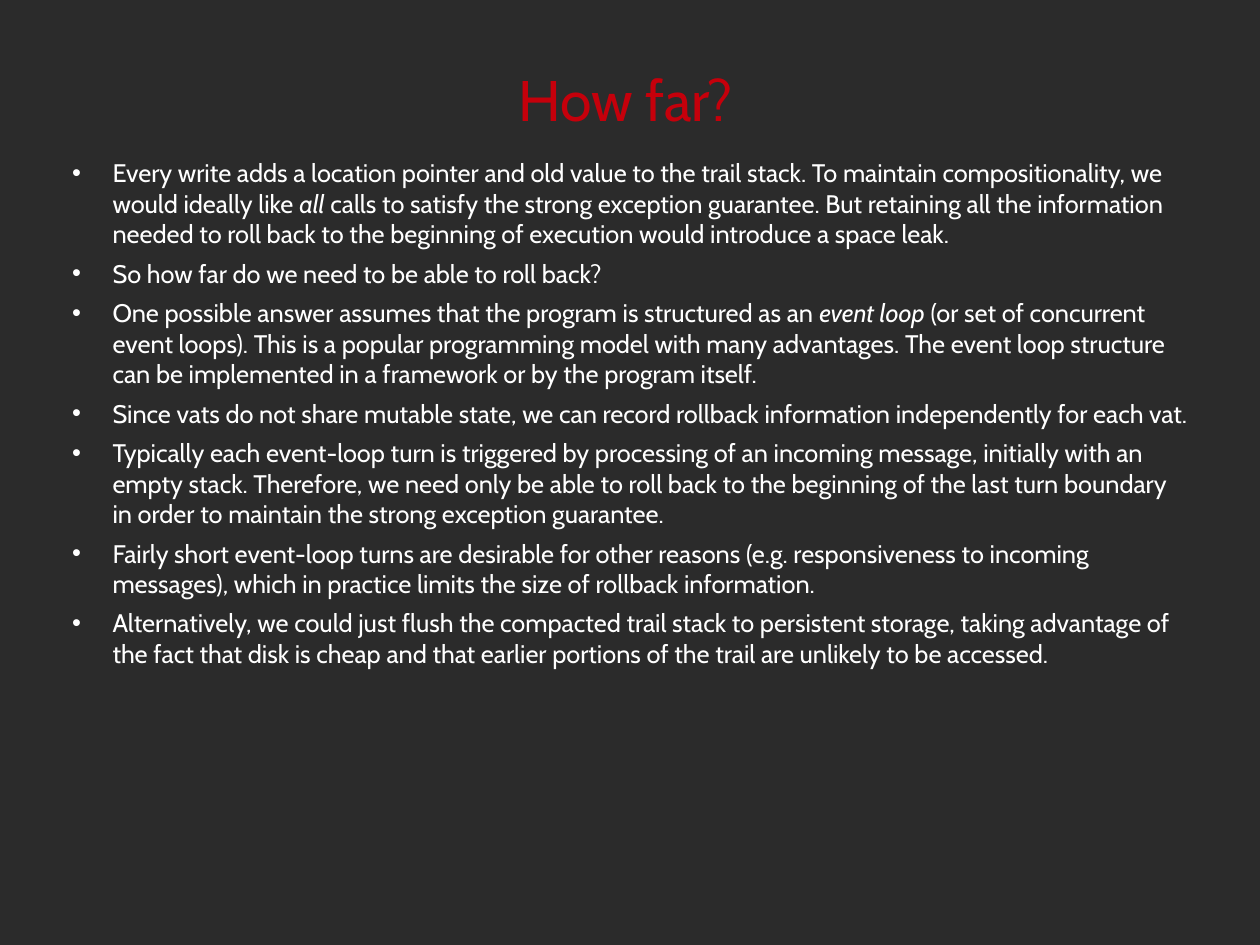
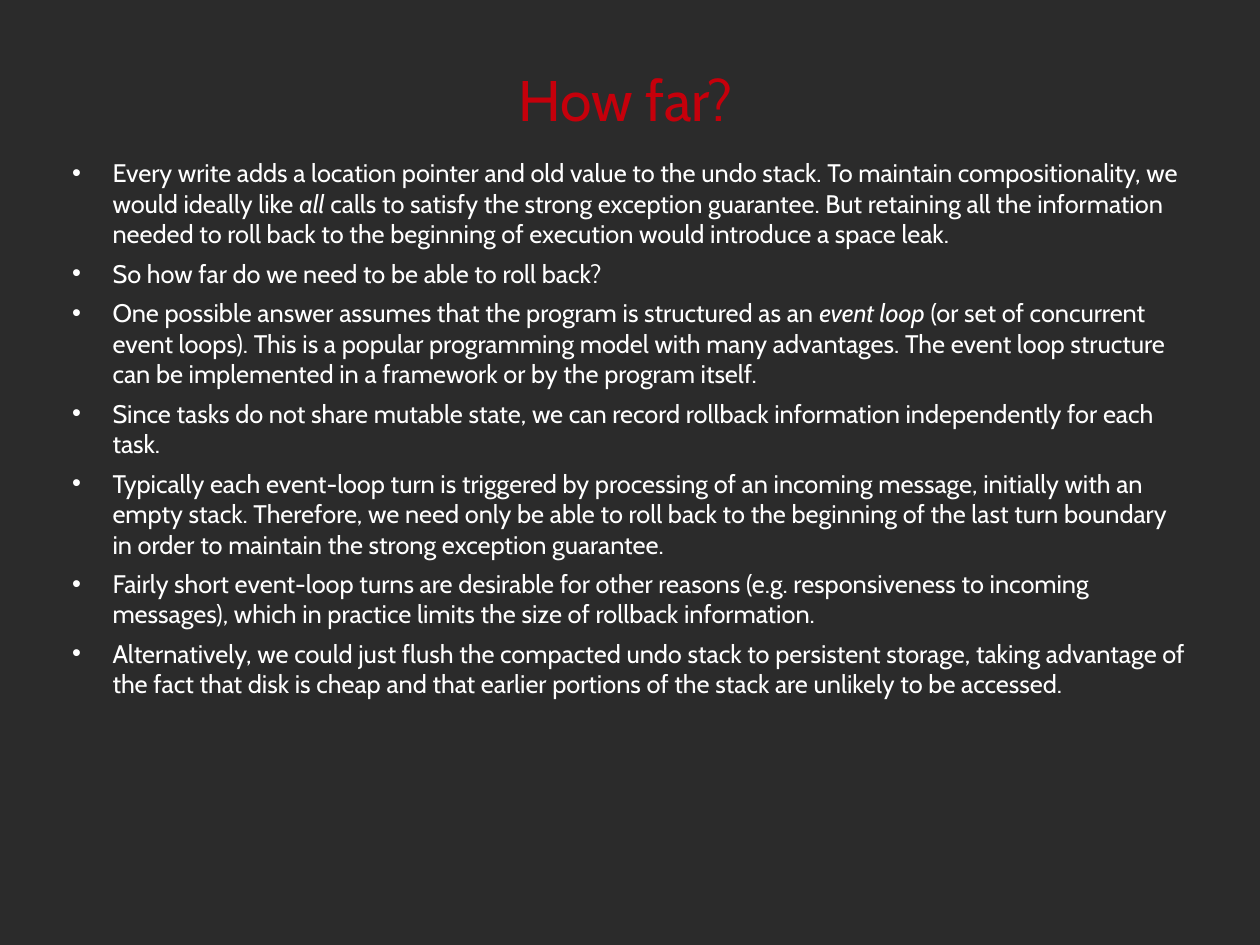
Before and after one commit to noether-lang/noether, a slide deck: slide 23 of doc/presentations/StrangeLoop2014/handling.odp. Drawn at 1260x945 pixels with LibreOffice and Linux fonts; fonts in the diff are those of the drawing; background and template pictures are left out; a plain dark background stands for a picture behind light text. Boxes give left, top, right and bottom in pixels: in the first picture for what was removed or moved away, otherwise in the second. Text is boxed around its words. In the diff, an @@ line names an element or a change of style, - is before the commit and + after.

```diff
--- a/doc/presentations/StrangeLoop2014/handling.odp
+++ b/doc/presentations/StrangeLoop2014/handling.odp
@@ text at <box>113,163,1177,249</box>: text changed @@
-• Every write adds a location pointer and old value to the trail stack. To maintain compositionality, we would ideally like all calls to satisfy the strong exception guarantee. But retaining all the information needed to roll back to the beginning of execution would introduce a space leak.
+• Every write adds a location pointer and old value to the undo stack. To maintain compositionality, we would ideally like all calls to satisfy the strong exception guarantee. But retaining all the information needed to roll back to the beginning of execution would introduce a space leak.
@@ text at <box>113,404,1153,454</box>: text changed @@
-• Since vats do not share mutable state, we can record rollback information independently for each vat.
+• Since tasks do not share mutable state, we can record rollback information independently for each task.
@@ text at <box>113,644,1184,699</box>: text changed @@
-• Alternatively, we could just flush the compacted trail stack to persistent storage, taking advantage of the fact that disk is cheap and that earlier portions of the trail are unlikely to be accessed.
+• Alternatively, we could just flush the compacted undo stack to persistent storage, taking advantage of the fact that disk is cheap and that earlier portions of the stack are unlikely to be accessed.
```
Also in this commit, not shown: 5 other slides changed, 3 other files.
